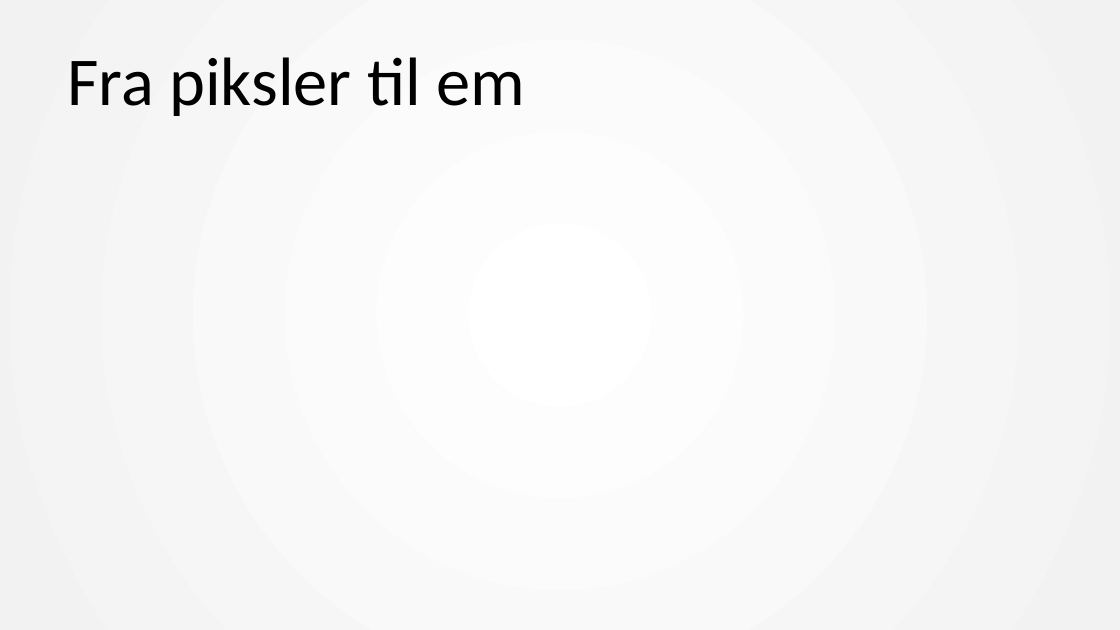
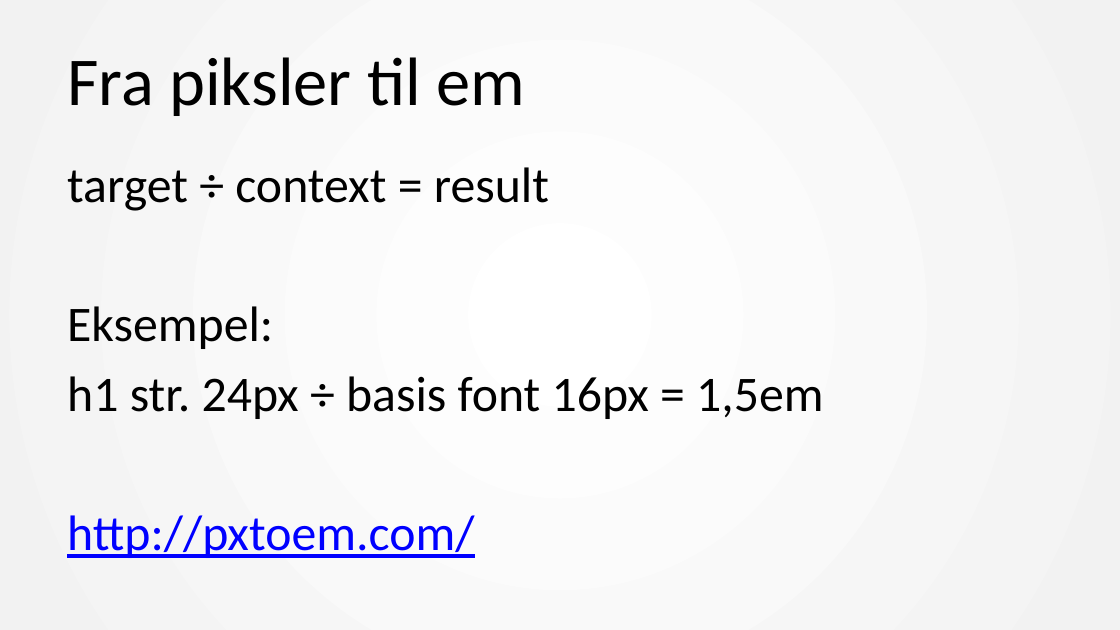
Before and after one commit to mesan/css-kurs, a slide deck: slide 30 of Foiler/1. CSS basic.pptx (slide 25 before the commit). Drawn at 1120x630 pixels with LibreOffice and Linux fonts; fonts in the diff are those of the drawing. Boxes give left, top, right and bottom in pixels: in the first picture for what was removed or moved away, otherwise in the second. Text is boxed around its words. In the diff, an @@ line names an element or a change of style, - is before the commit and + after.

```diff
--- a/Foiler/1. CSS basic.pptx
+++ b/Foiler/1. CSS basic.pptx
@@ text added at [67, 167, 823, 558], 32 pt, text #000000 @@
+target ÷ context = result
+Eksempel:
+h1 str. 24px ÷ basis font 16px = 1,5em
+http://pxtoem.com/
```
Also in this commit, not shown: 10 other slides changed, 12 slides added, 7 slides removed, 4 other files.
